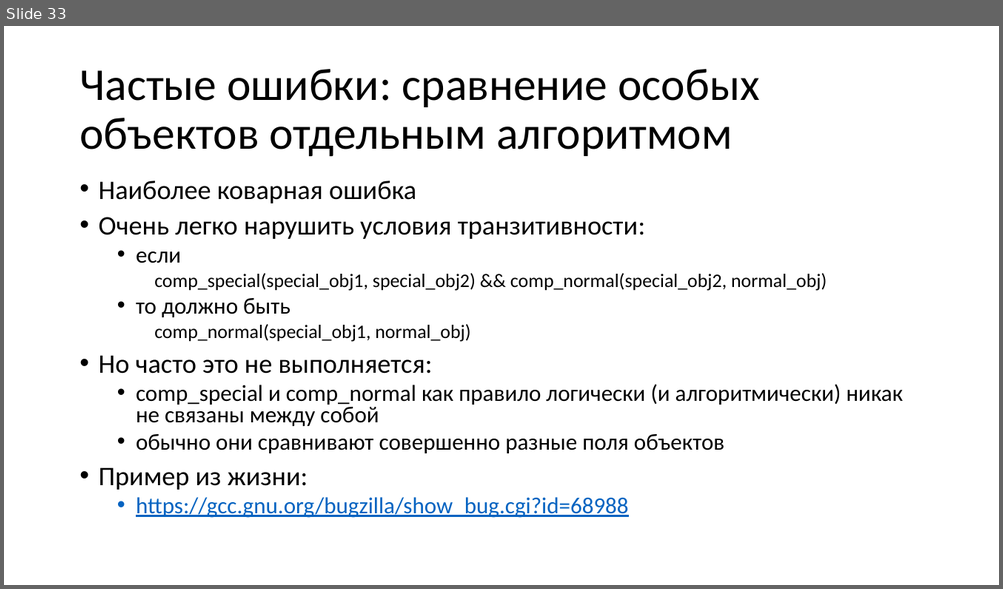
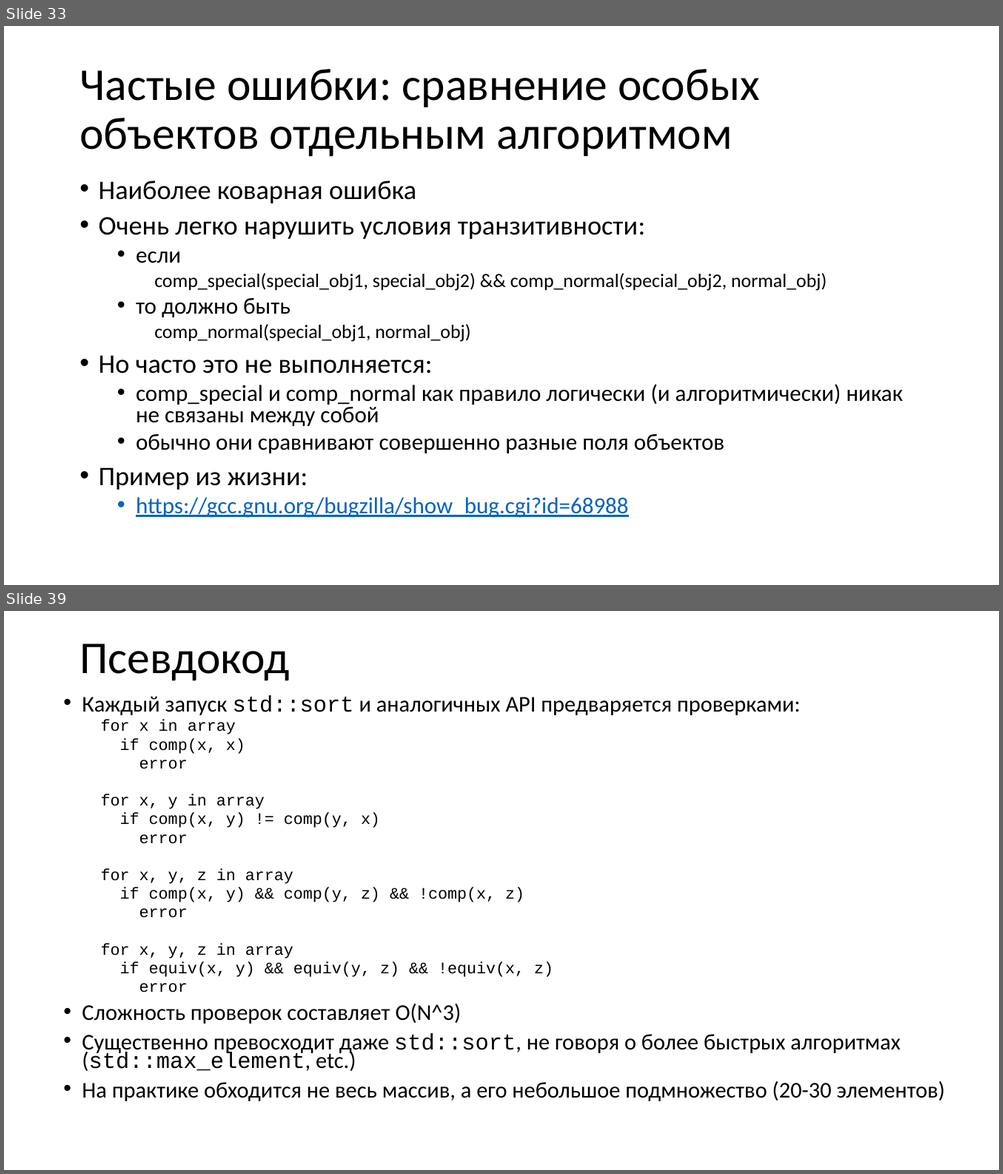
Before and after one commit to yugr/CppRussia, a slide deck: 2023/RU.pptx. Shown one above the other, each under a label of ours: slide 33 before the commit, slides 33 and 39 after it; the slides between them are not shown. The pictures are 1003x589 and 1003x1174 pixels, drawn with LibreOffice and Linux fonts; fonts in the diff are those of the drawing. Boxes give left, top, right and bottom in pixels: in the first picture for what was removed or moved away, otherwise in the second. Text is boxed around its words. In the diff, an @@ line names an element or a change of style, - is before the commit and + after.

```diff
--- a/2023/RU.pptx
+++ b/2023/RU.pptx
@@ slide 39 added at (4, 611, 999, 1170), background #FFFFFF @@
@@ title added at (79, 644, 289, 681), 44 pt, text #000000 @@
+Псевдокод
@@ text added at (82, 695, 945, 1102), 21.7 pt, text #000000 @@
+• Каждый запуск std::sort и аналогичных API предваряется проверками:
+  for x in array
+  if comp(x, x)
+  error
+  for x, y in array
+  if comp(x, y) != comp(y, x)
+  error
+  for x, y, z in array
+  if comp(x, y) && comp(y, z) && !comp(x, z)
+  error
+  for x, y, z in array
+  if equiv(x, y) && equiv(y, z) && !equiv(x, z)
+  error
+• Сложность проверок составляет O(N^3)
+• Cущественно превосходит даже std::sort, не говоря о более быстрых алгоритмах (std::max_element, etc.)
+• На практике обходится не весь массив, а его небольшое подмножество (20-30 элементов)
```
Also in this commit, not shown: 1 slide changed, 10 other slides added, 1 other file.
